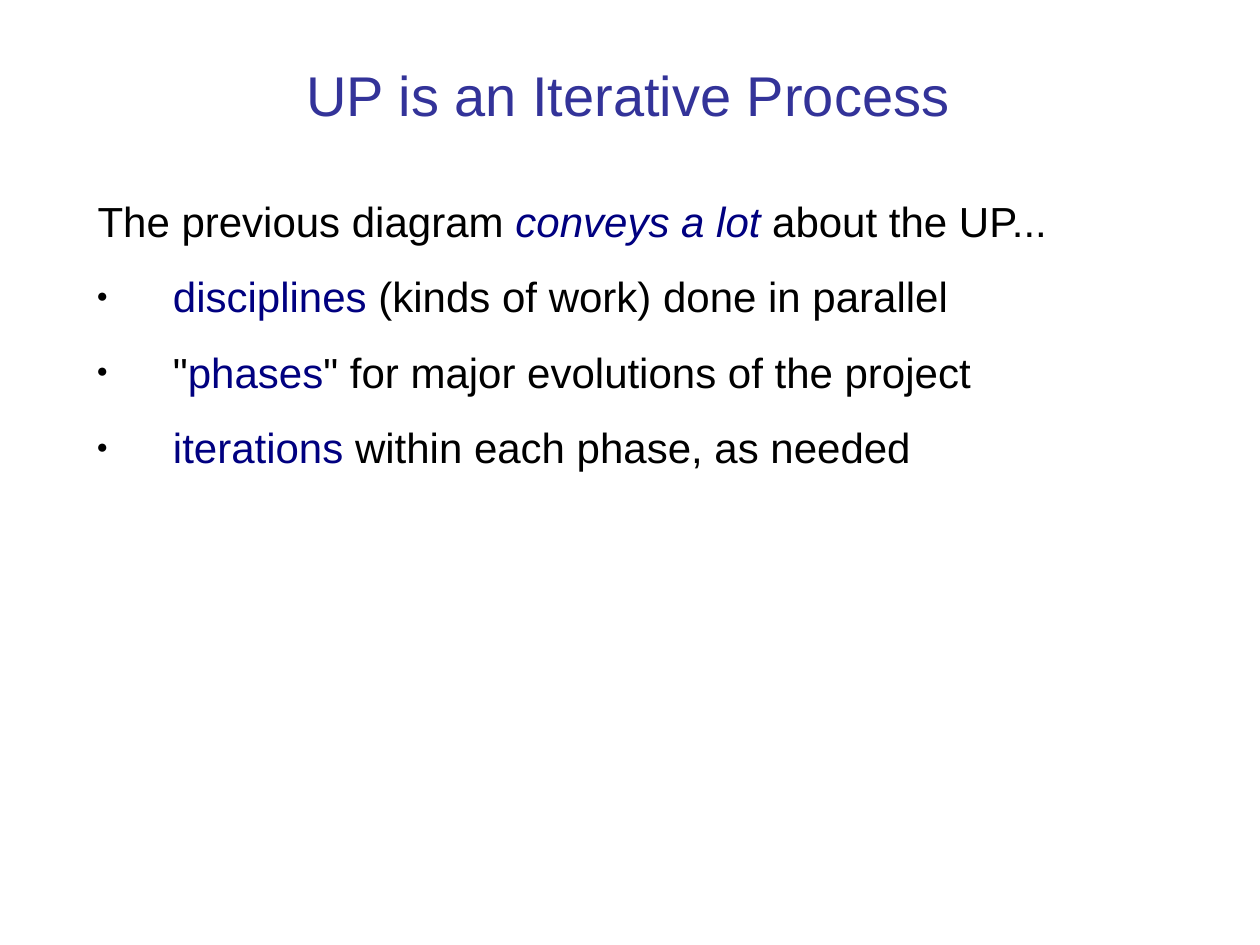
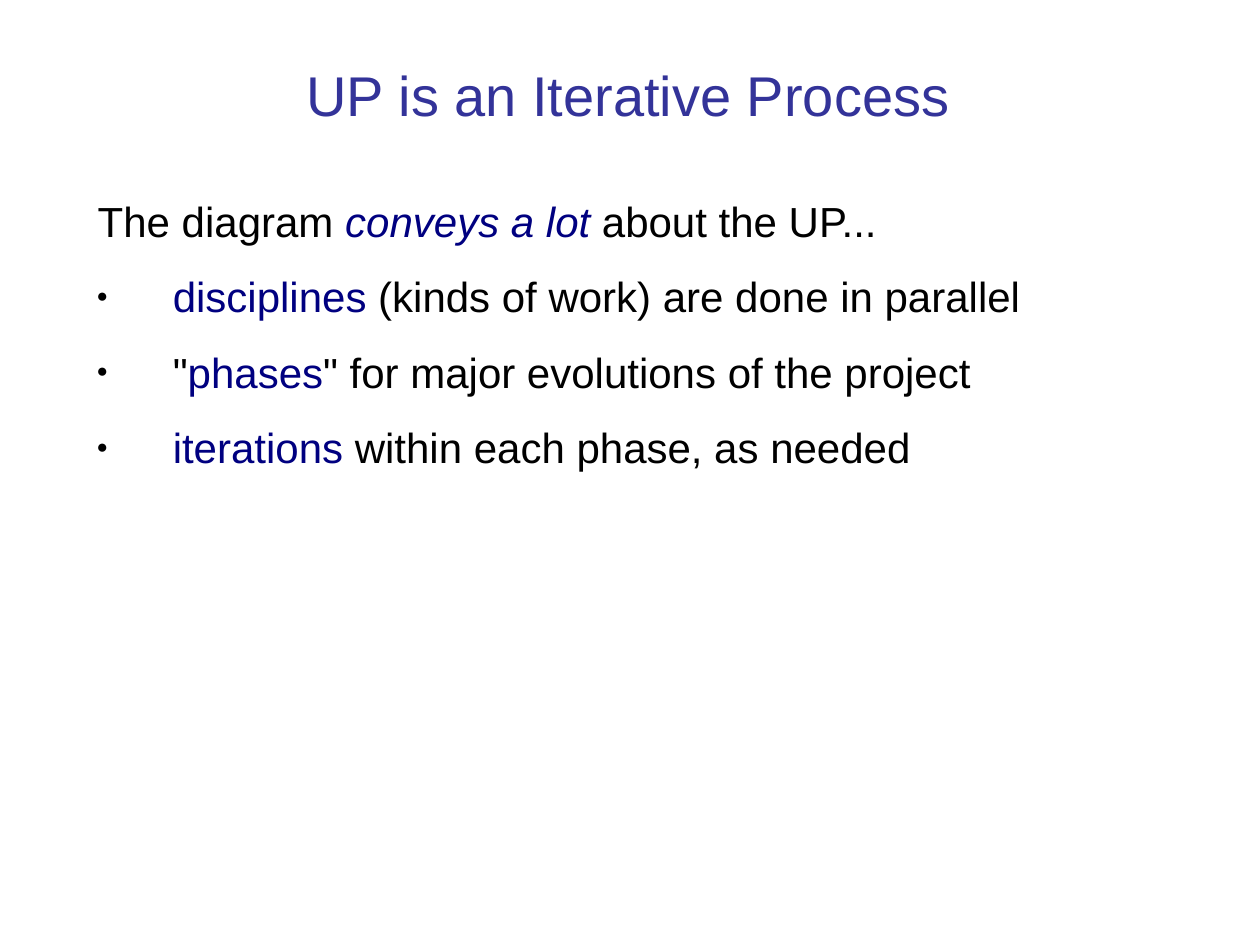
Before and after one commit to cpske/ISP, a slide deck: slide 34 of software-process/Introduction-software-process.ppt (slide 32 before the commit). Drawn at 1260x945 pixels with LibreOffice and Linux fonts; fonts in the diff are those of the drawing. Boxes give left, top, right and bottom in pixels: in the first picture for what was removed or moved away, otherwise in the second. Text is boxed around its words. In the diff, an @@ line names an element or a change of style, - is before the commit and + after.

Commit message:
improve intro to process

```diff
--- a/software-process/Introduction-software-process.ppt
+++ b/software-process/Introduction-software-process.ppt
@@ text at (98,206,1020,321): text changed @@
-The previous diagram conveys a lot about the UP...
-● disciplines (kinds of work) done in parallel
+The diagram conveys a lot about the UP...
+● disciplines (kinds of work) are done in parallel
```
Also in this commit, not shown: 23 other slides changed, 13 slides added, 23 slides removed, 4 other files.
